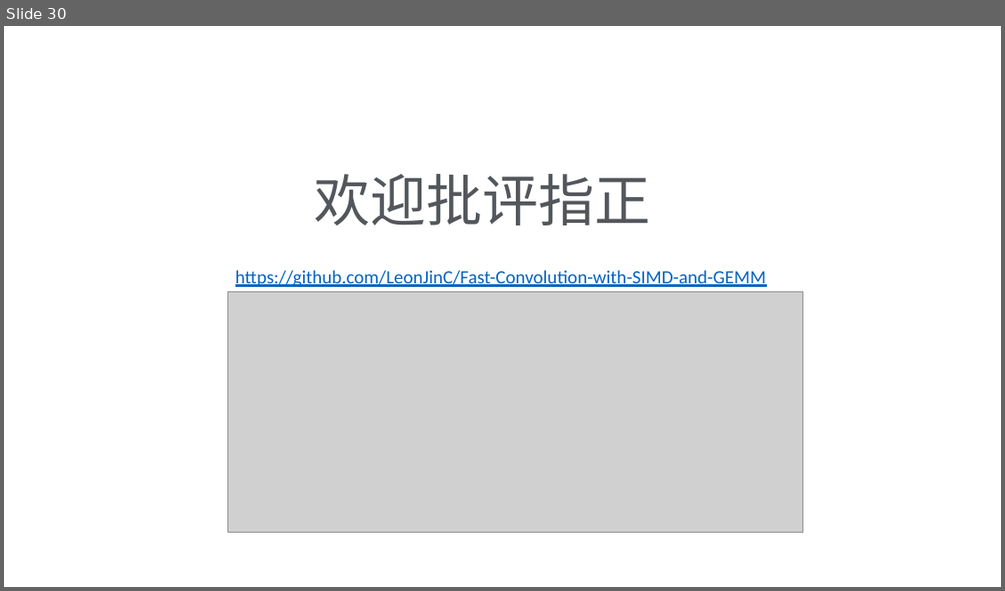
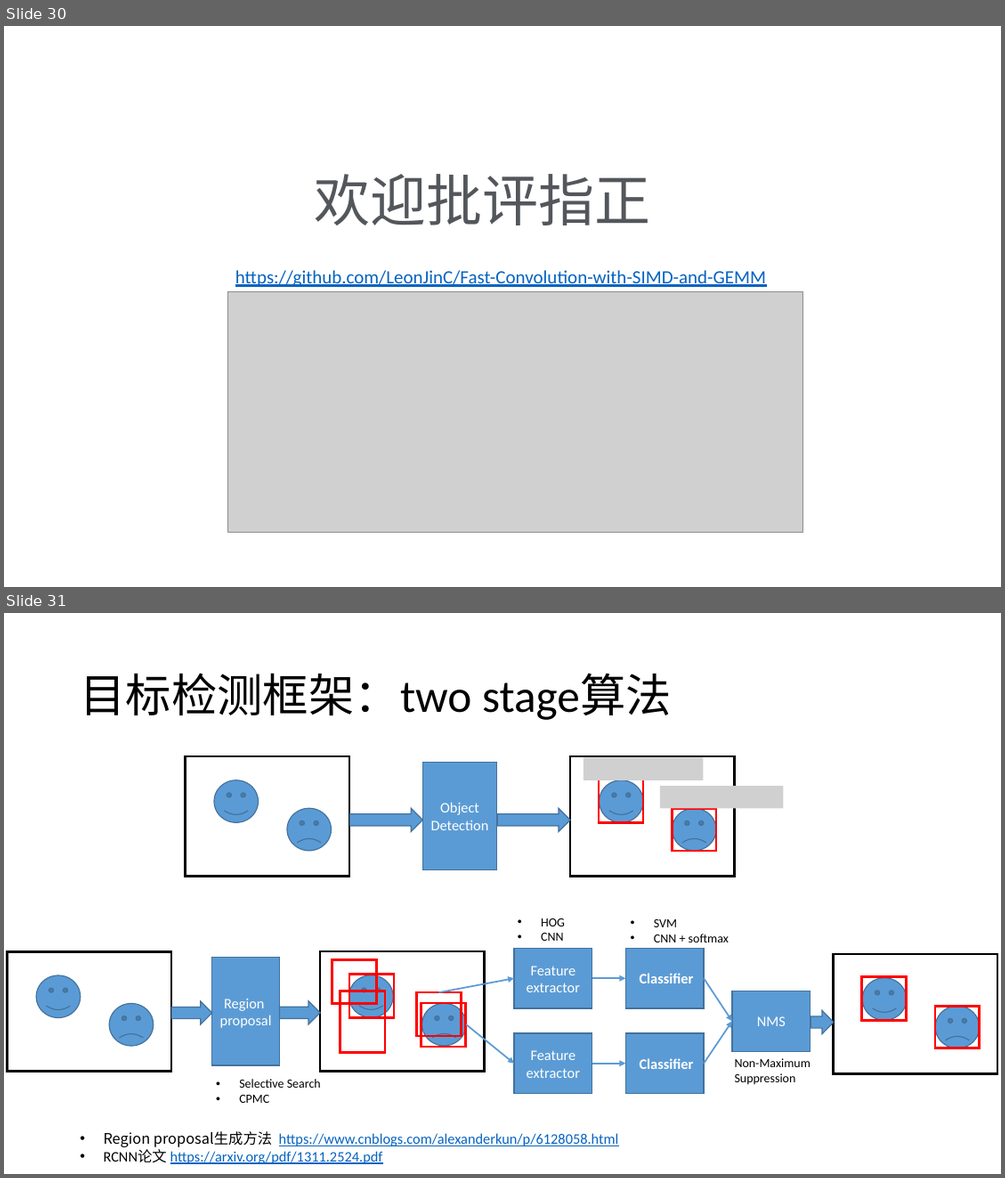
Before and after one commit to LeonJinC/Fast-Convolution-with-SIMD-and-GEMM, a slide deck: 结合SIMD和GEMM的快速卷积及其在高斯模糊中的应用.pptx. Shown one above the other, each under a label of ours: slide 30 before the commit, slides 30 and 31 after it. The pictures are 1005x591 and 1005x1178 pixels, drawn with LibreOffice and Linux fonts; fonts in the diff are those of the drawing; grey boxes stand for pictures. Boxes give left, top, right and bottom in pixels: in the first picture for what was removed or moved away, otherwise in the second. Text is boxed around its words. In the diff, an @@ line names an element or a change of style, - is before the commit and + after.

```diff
--- a/结合SIMD和GEMM的快速卷积及其在高斯模糊中的应用.pptx
+++ b/结合SIMD和GEMM的快速卷积及其在高斯模糊中的应用.pptx
@@ slide 31 added at [4,613,1001,1174], background #FFFFFF @@
@@ title added at [80,673,672,720], 44 pt, text #000000 @@
+目标检测框架：two stage算法
@@ group added at [185,756,783,876]: 5 rectangles, 4 smiley faces, 2 right arrows, 2 pictures @@
+Object
+Detection
@@ group added at [8,918,997,1103]: 16 rectangles, 6 smiley faces, 6 arrows, 4 texts, 3 right arrows @@
+Region
+proposal
+• Selective Search
+• CPMC
+Feature extractor
+• HOG
+• CNN
+Classifier
+• SVM
+• CNN + softmax
+Feature extractor
+Classifier
+NMS
+Non-Maximum
+Suppression
@@ text added at [104,1131,619,1164], 14 pt, text #0563C1, underline @@
+• Region proposal生成方法 https://www.cnblogs.com/alexanderkun/p/6128058.html
+• RCNN论文 https://arxiv.org/pdf/1311.2524.pdf
```
Also in this commit, not shown: 2 slides changed, 1 other file.
